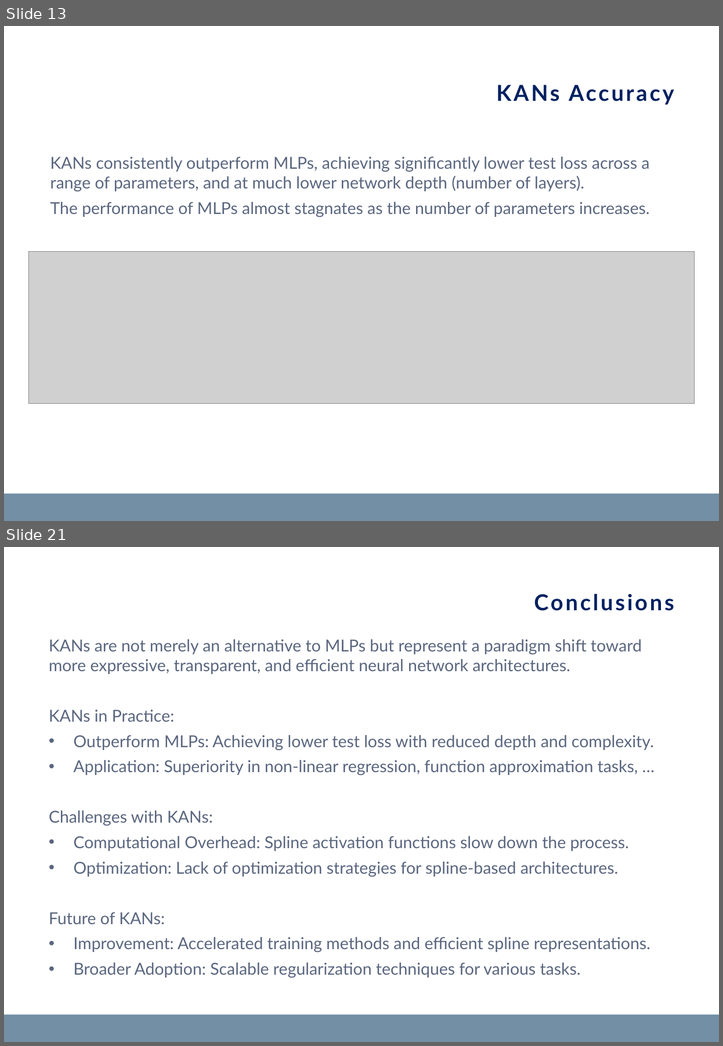
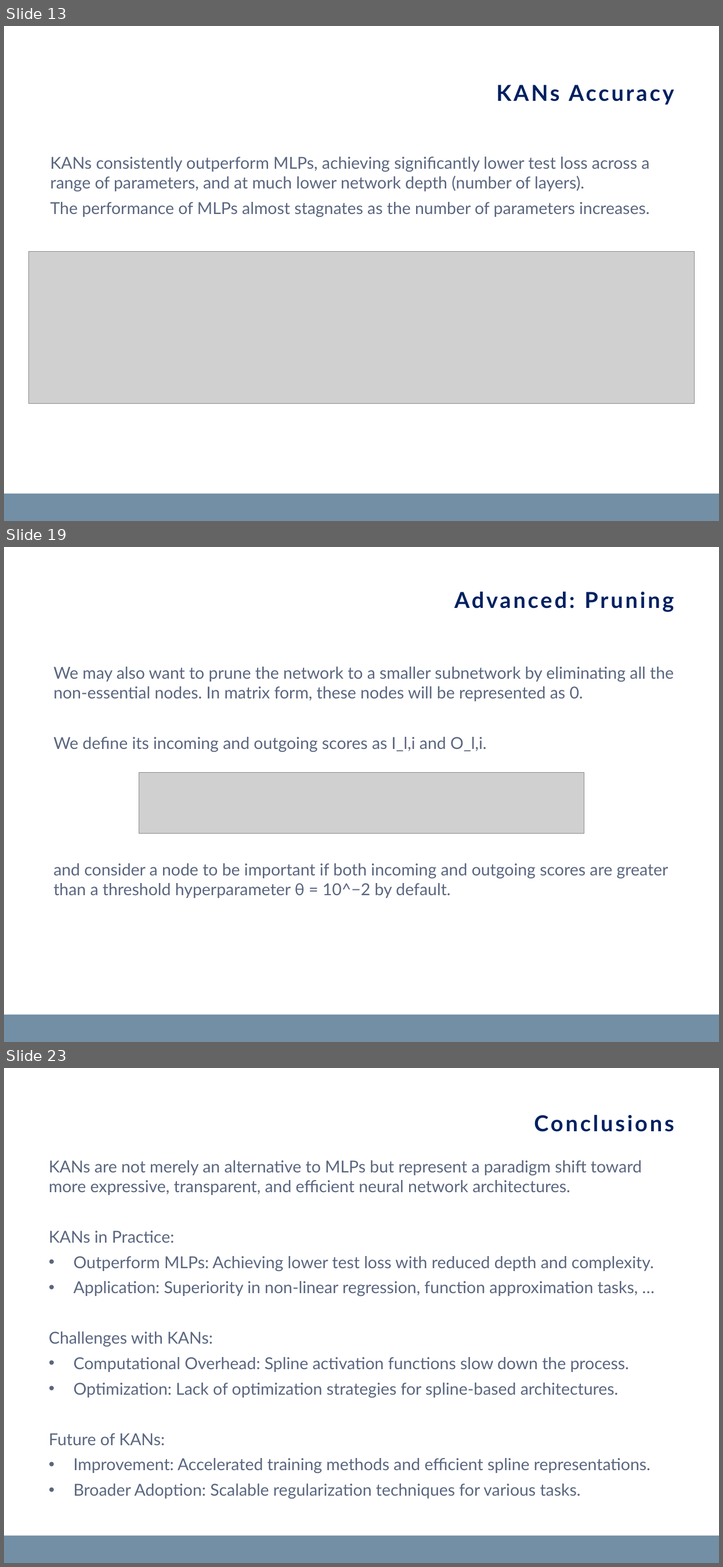
Before and after one commit to matteopasqual02/KAN-naml, a slide deck: KANs_presentation.pptx. Shown one above the other, each under a label of ours: slides 13 and 21 before the commit, slides 13, 19 and 23 after it; the slides between them are not shown. The pictures are 723x1046 and 723x1567 pixels, drawn with LibreOffice and Linux fonts; fonts in the diff are those of the drawing; grey boxes stand for pictures; background and template pictures are left out. Boxes give left, top, right and bottom in pixels: in the first picture for what was removed or moved away, otherwise in the second. Text is boxed around its words. In the diff, an @@ line names an element or a change of style, - is before the commit and + after.

```diff
--- a/KANs_presentation.pptx
+++ b/KANs_presentation.pptx
@@ slide 19 added at box(4, 547, 719, 1042), background #FFFFFF; not listed: 1 template element that a slide beside it also shows @@
@@ title added at box(49, 577, 674, 651), 24 pt, text #002060, bold @@
+Advanced: Pruning
@@ text added at box(53, 666, 673, 898), 18 pt, text #5A667F @@
+We may also want to prune the network to a smaller subnetwork by eliminating all the non-essential nodes. In matrix form, these nodes will be represented as 0.
+We define its incoming and outgoing scores as I_l,i and O_l,i.
+and consider a node to be important if both incoming and outgoing scores are greater than a threshold hyperparameter θ = 10^−2 by default.
@@ picture added at box(139, 773, 584, 834) @@
@@ what was slide 21 is now slide 23 @@
```
Also in this commit, not shown: 6 slides changed, 2 other slides added, 1 slide removed, 2 other files.
